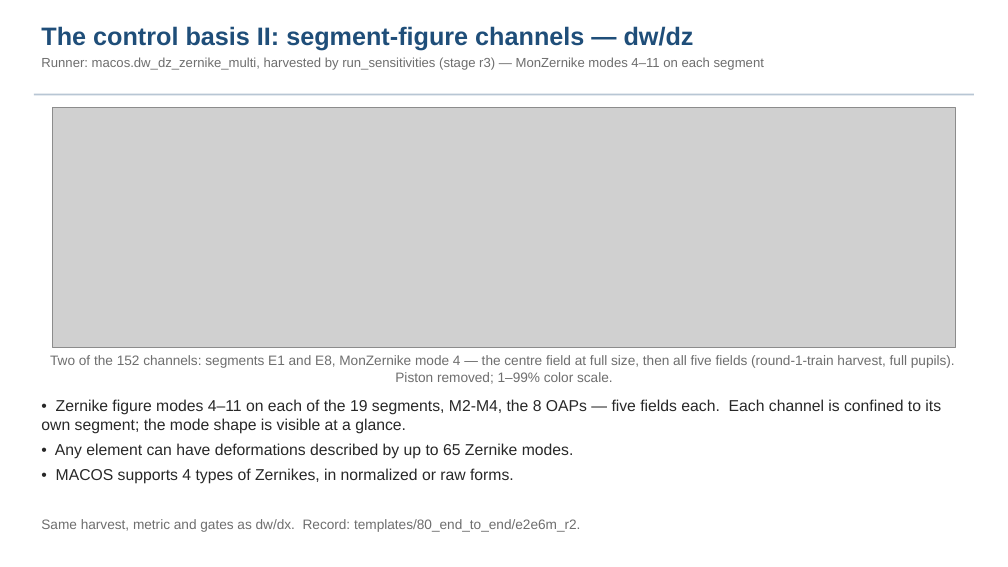
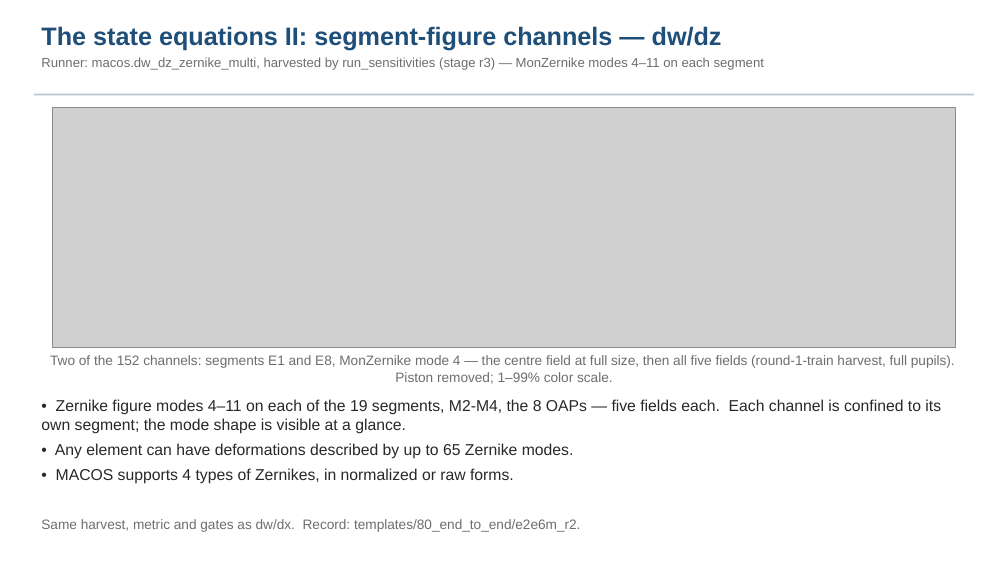
Before and after one commit to nasa-jpl/macos, a slide deck: slide 25 of demo_session/deck_keysight.pptx. Drawn at 1008x567 pixels with LibreOffice and Linux fonts; fonts in the diff are those of the drawing; grey boxes stand for pictures. Boxes give left, top, right and bottom in pixels: in the first picture for what was removed or moved away, otherwise in the second. Text is boxed around its words. In the diff, an @@ line names an element or a change of style, - is before the commit and + after.

```diff
--- a/demo_session/deck_keysight.pptx
+++ b/demo_session/deck_keysight.pptx
@@ text at [41, 26, 722, 51]: text changed @@
-The control basis II: segment-figure channels — dw/dz
+The state equations II: segment-figure channels — dw/dz
```
Also in this commit, not shown: 9 other slides changed, 3 other files.
